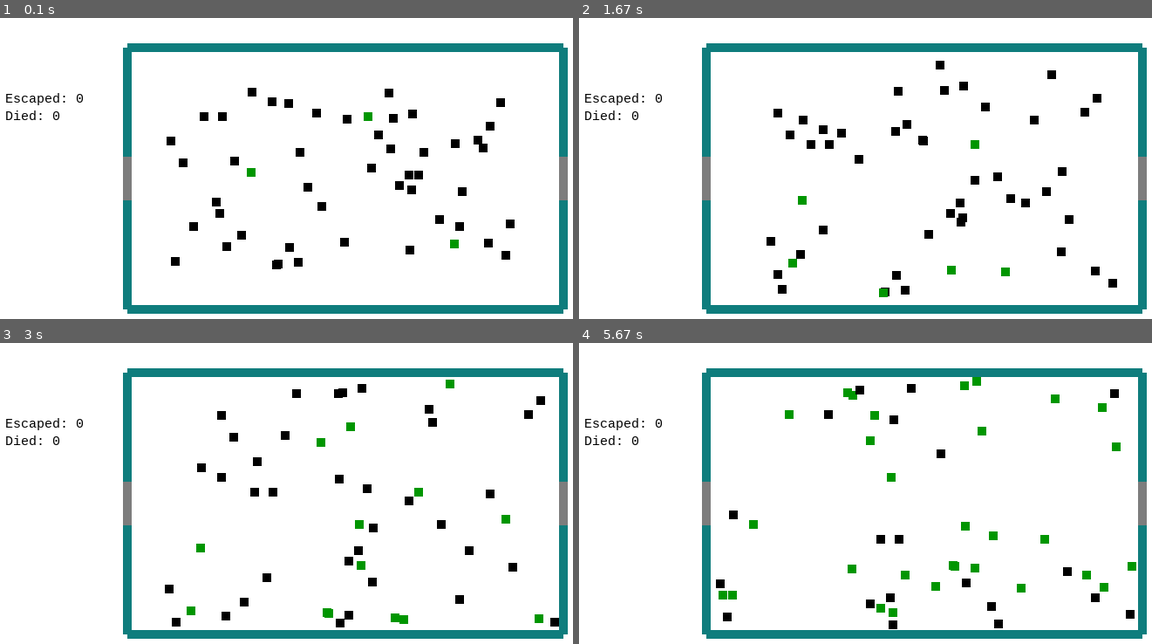
Above: before the commit, frames 1-4 (two rows, left to right).
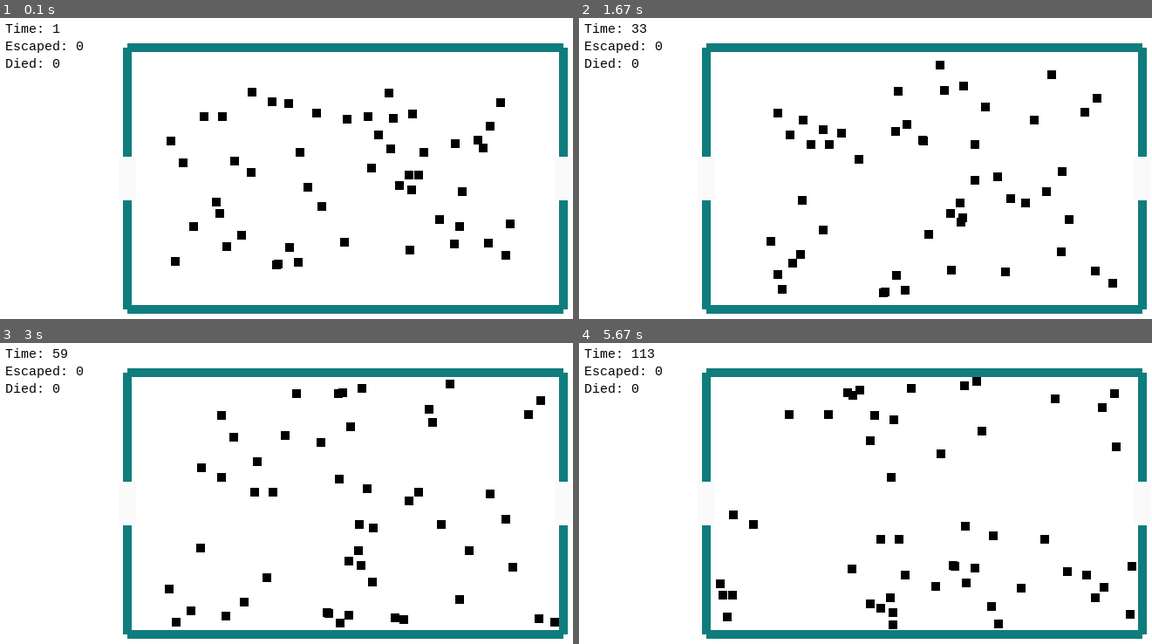
Above: after the commit, the same moments.

Repository: Drizzet/SPB
Game: pygame game, started from fearpygame.py
Same seed, same stepped clock (60 frames per second), same inputs: the game is played once before the commit and once after it.
Inputs:
- Up to frame 1 (0.1 s): no input
- Up to frame 2 (1.67 s): no input
- Up to frame 3 (3 s): no input
- Up to frame 4 (5.67 s): no input

The runs differ from the first frame. In frame 1, 1.2% of the frame differs, in the area x 0-100%, y 1-77%; in frame 2, 1.3%; in frame 3, 1.7%; in frame 4, 2.4%, in the area x 0-100%, y 1-92%.

Commit message:
time goes by so slowly

Diff:
--- a/fearpygame.py
+++ b/fearpygame.py
@@ -4,7 +4,8 @@
 
 N = 50
 A = 50 * 30
-T = 500
+T = 1000
+Time = 0
 ESCAPED = 0
 DIED = 0
 pygame.init()
@@ -107,9 +108,15 @@
 walls.add(Wall(150, 200, 10, 300, "vertical", (15, 125, 125)))
 walls.add(Wall(650, 200, 10, 300, "vertical", (15, 125, 125)))
 
-exits.add(Wall(650, 200, 10, 50, "exit", (125, 125, 125)))
-exits.add(Wall(150, 200, 10, 50, "exit", (125, 125, 125)))
+#sprawdzanie odleglosci 20 jednostek do ok exit
+exits.add(Wall(650, 200, 10, 70, "exit", (15, 125, 125)))
+exits.add(Wall(150, 200, 10, 70, "exit", (15, 125, 125)))
+
+exits.add(Wall(650, 200, 20, 50, "exit", (250, 250, 250)))
+exits.add(Wall(150, 200, 20, 50, "exit", (250, 250, 250)))
+
 # survivors.add(Agent(10, 10))
+
 # losowanie polozenia dla Agentow
 for i in range(N):
     x = random.randint(170, 600)
@@ -128,13 +135,20 @@
     survivors.draw(screen)
     walls.draw(screen)
     exits.draw(screen)
+
+    label = myfont.render("Time: " + str(Time), 1, (0, 0, 0))
+    screen.blit(label, (10, 20))
     label = myfont.render("Escaped: " + str(ESCAPED), 1, (0, 0, 0))
-    screen.blit(label, (10, 100))
+    screen.blit(label, (10, 40))
     label = myfont.render("Died: " + str(DIED), 1, (0, 0, 0))
-    screen.blit(label, (10, 120))
+    screen.blit(label, (10, 60))
+
+    Time = Time + 1
     for agent in survivors:
         if(agent.oxygen >= 0):
             agent.update(survivors, walls, exits)
+    if(Time == T):
+        pygame.quit()
     for event in pygame.event.get():
         if event.type == pygame.QUIT:
             pygame.quit()
